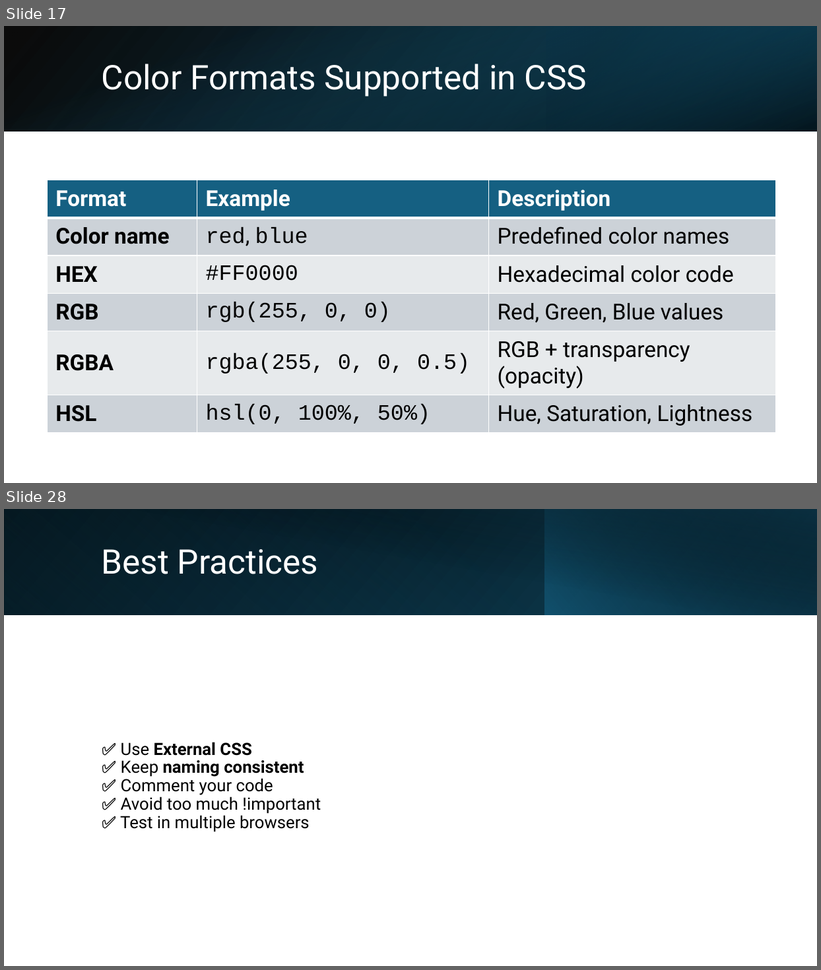
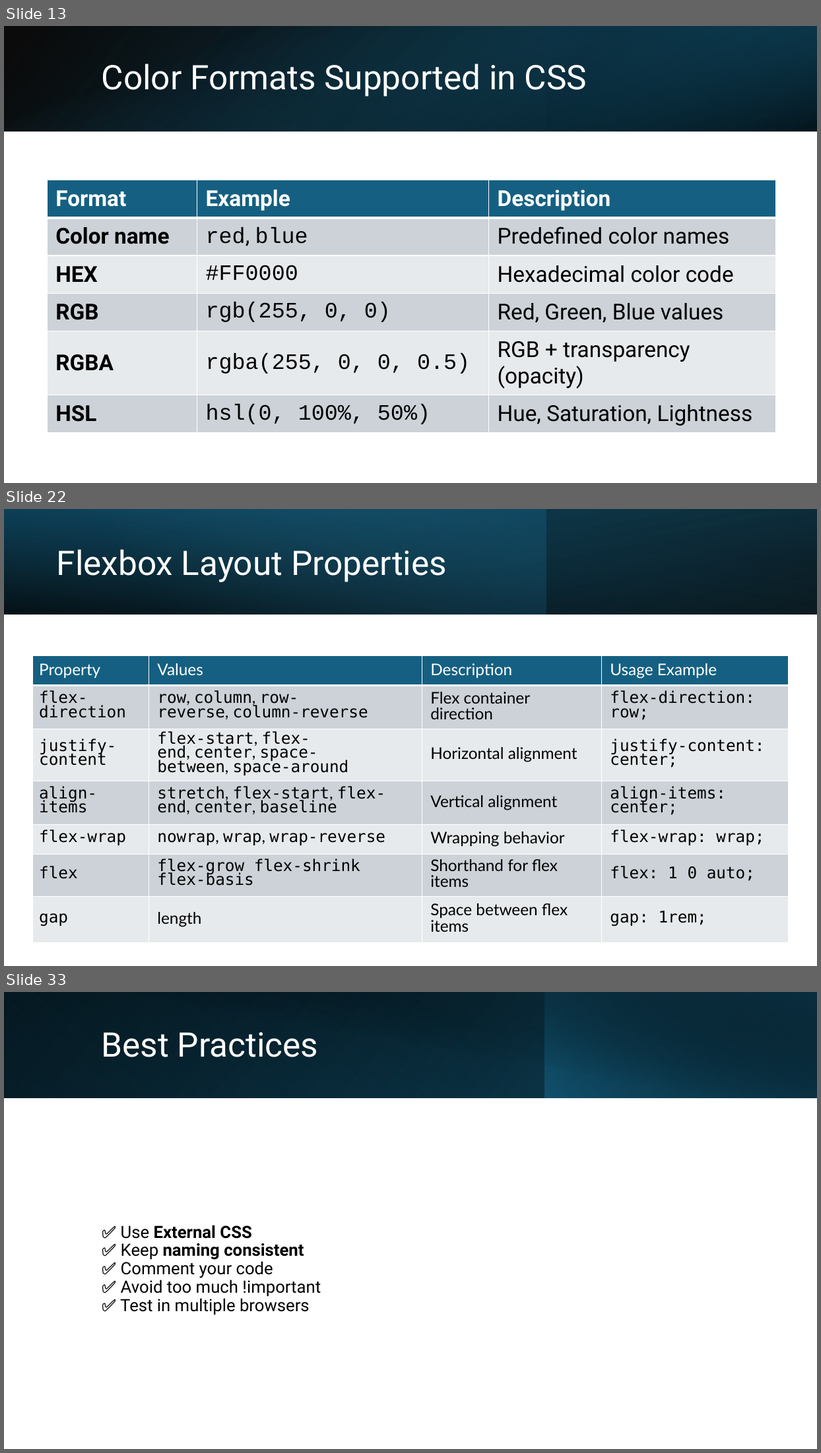
Before and after one commit to mahadi-21/Web-Development, a slide deck: CSS.pptx. Shown one above the other, each under a label of ours: slides 17 and 28 before the commit, slides 13, 22 and 33 after it; the slides between them are not shown. The pictures are 821x970 and 821x1453 pixels, drawn with LibreOffice and Linux fonts; fonts in the diff are those of the drawing. Boxes give left, top, right and bottom in pixels: in the first picture for what was removed or moved away, otherwise in the second. Text is boxed around its words. In the diff, an @@ line names an element or a change of style, - is before the commit and + after.

```diff
--- a/CSS.pptx
+++ b/CSS.pptx
@@ slide 22 added at (4,509,817,966), background #FFFFFF @@
@@ rectangle added at (4,509,817,614), fill gradient #000000 to #104862 @@
@@ rectangle added at (4,509,547,614), fill gradient #156082 to #46B1E1 @@
@@ rectangle added at (4,509,817,614), fill gradient #000000 to #156082 @@
@@ title added at (57,549,447,582), 40 pt, text #FFFFFF @@
+Flexbox Layout Properties
@@ table added at (32,656,789,935), 7 rows, 4 columns @@
+Property | Values | Description | Usage Example
+flex-direction | row, column, row-reverse, column-reverse | Flex container direction | flex-direction: row;
+justify-content | flex-start, flex-end, center, space-between, space-around | Horizontal alignment | justify-content: center;
+align-items | stretch, flex-start, flex-end, center, baseline | Vertical alignment | align-items: center;
+flex-wrap | nowrap, wrap, wrap-reverse | Wrapping behavior | flex-wrap: wrap;
+flex | flex-grow flex-shrink flex-basis | Shorthand for flex items | flex: 1 0 auto;
+gap | length | Space between flex items | gap: 1rem;
@@ what was slide 17 is now slide 13 @@
@@ what was slide 28 is now slide 33 @@
```
Also in this commit, not shown: 7 slides changed, 11 other slides added, 7 slides removed.
